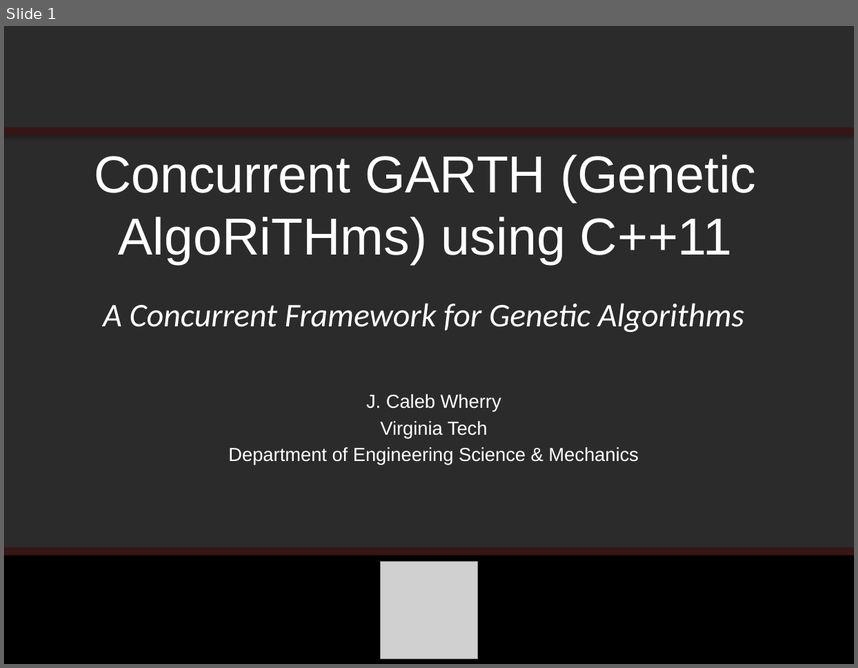
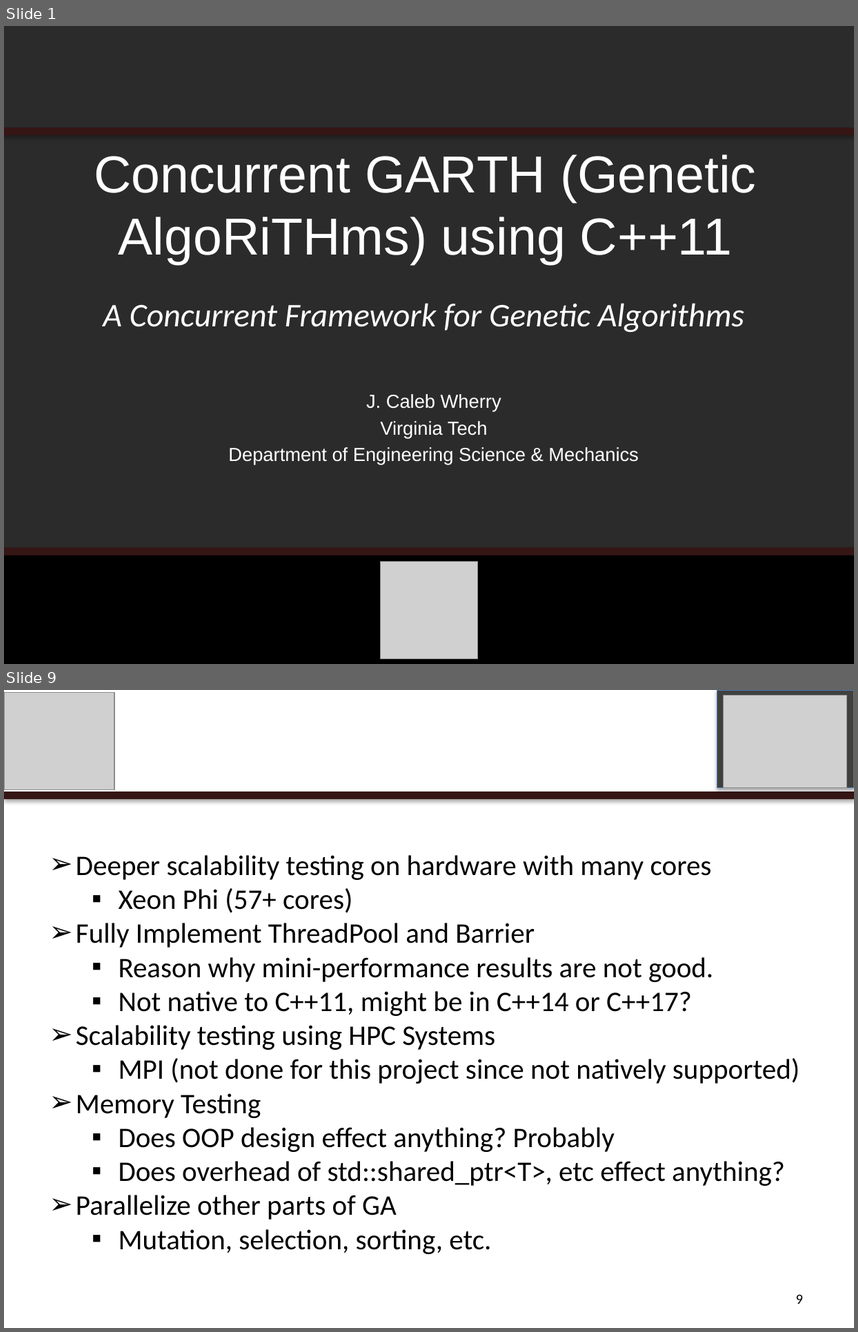
Before and after one commit to calebwherry/Concurrent-GARTH, a slide deck: doc/presentations/VT-CS-5510/Concurrent-GARTH.pptx. Shown one above the other, each under a label of ours: slide 1 before the commit, slides 1 and 9 after it; the slides between them are not shown. The pictures are 858x668 and 858x1332 pixels, drawn with LibreOffice and Linux fonts; fonts in the diff are those of the drawing; grey boxes stand for pictures; background and template pictures are left out; a plain dark background stands for a picture behind light text. Boxes give left, top, right and bottom in pixels: in the first picture for what was removed or moved away, otherwise in the second. Text is boxed around its words. In the diff, an @@ line names an element or a change of style, - is before the commit and + after.

```diff
--- a/doc/presentations/VT-CS-5510/Concurrent-GARTH.pptx
+++ b/doc/presentations/VT-CS-5510/Concurrent-GARTH.pptx
@@ slide 9 added at box(4, 690, 854, 1328), background #FFFFFF; not listed: 1 template element that a slide beside it also shows @@
@@ picture added at box(4, 693, 114, 789) @@
@@ rectangle added at box(717, 690, 854, 788), fill #404040, outline #4B7EBC 0.75 pt @@
@@ picture added at box(723, 695, 846, 788) @@
@@ text added at box(126, 715, 719, 775), 36 pt, text #FFFFFF @@
+Future Work
@@ text added at box(76, 855, 800, 1254), 24 pt, text #000000 @@
+➢ Deeper scalability testing on hardware with many cores
+  ▪ Xeon Phi (57+ cores)
+➢ Fully Implement ThreadPool and Barrier
+  ▪ Reason why mini-performance results are not good.
+  ▪ Not native to C++11, might be in C++14 or C++17?
+➢ Scalability testing using HPC Systems
+  ▪ MPI (not done for this project since not natively supported)
+➢ Memory Testing
+  ▪ Does OOP design effect anything? Probably
+  ▪ Does overhead of std::shared_ptr<T>, etc effect anything?
+➢ Parallelize other parts of GA
+  ▪ Mutation, selection, sorting, etc.
@@ page number added at box(796, 1294, 803, 1303), 12 pt, text #000000 @@
+9
```
Also in this commit, not shown: 4 slides changed, 5 other slides added, 4 slides removed, 7 other files.
